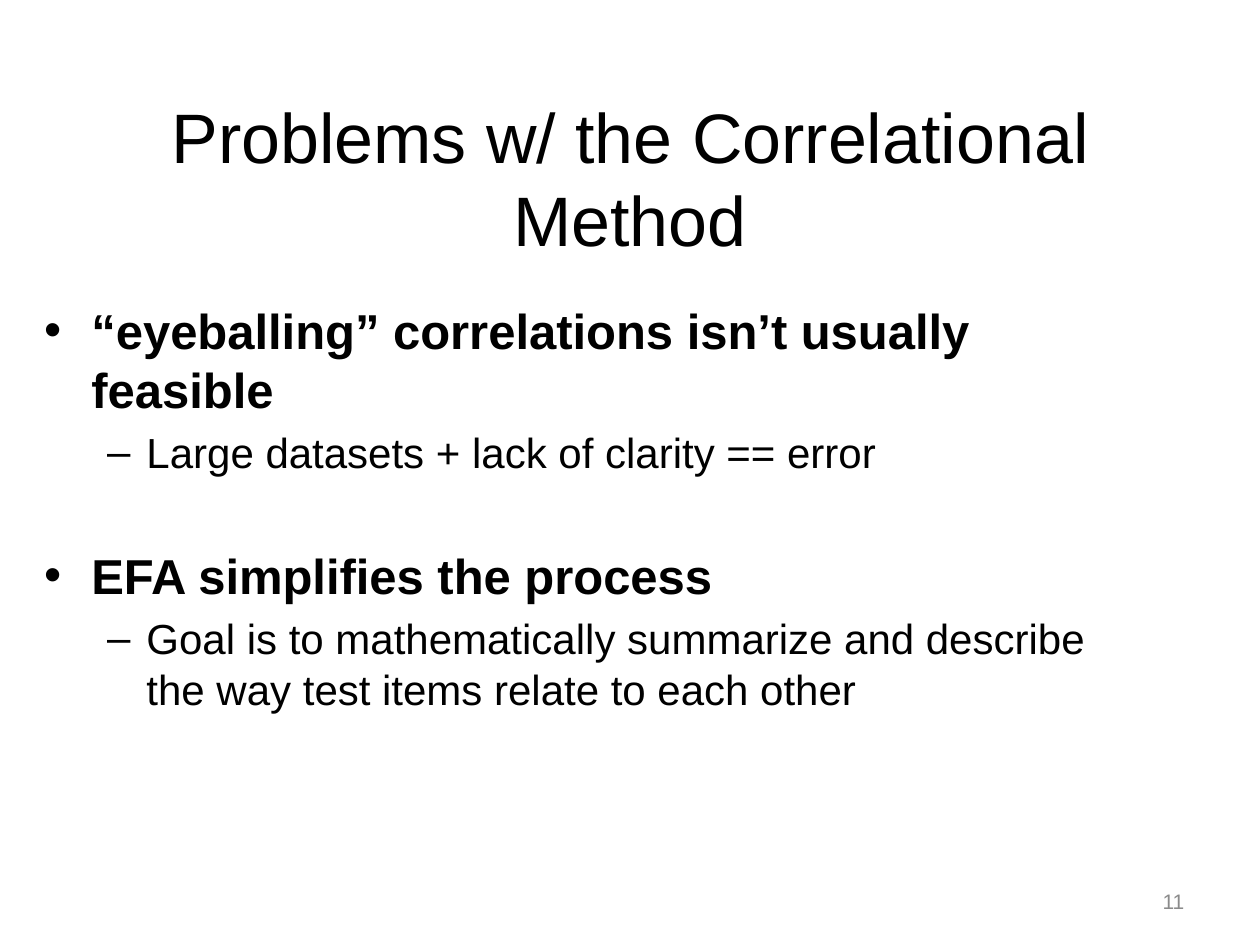
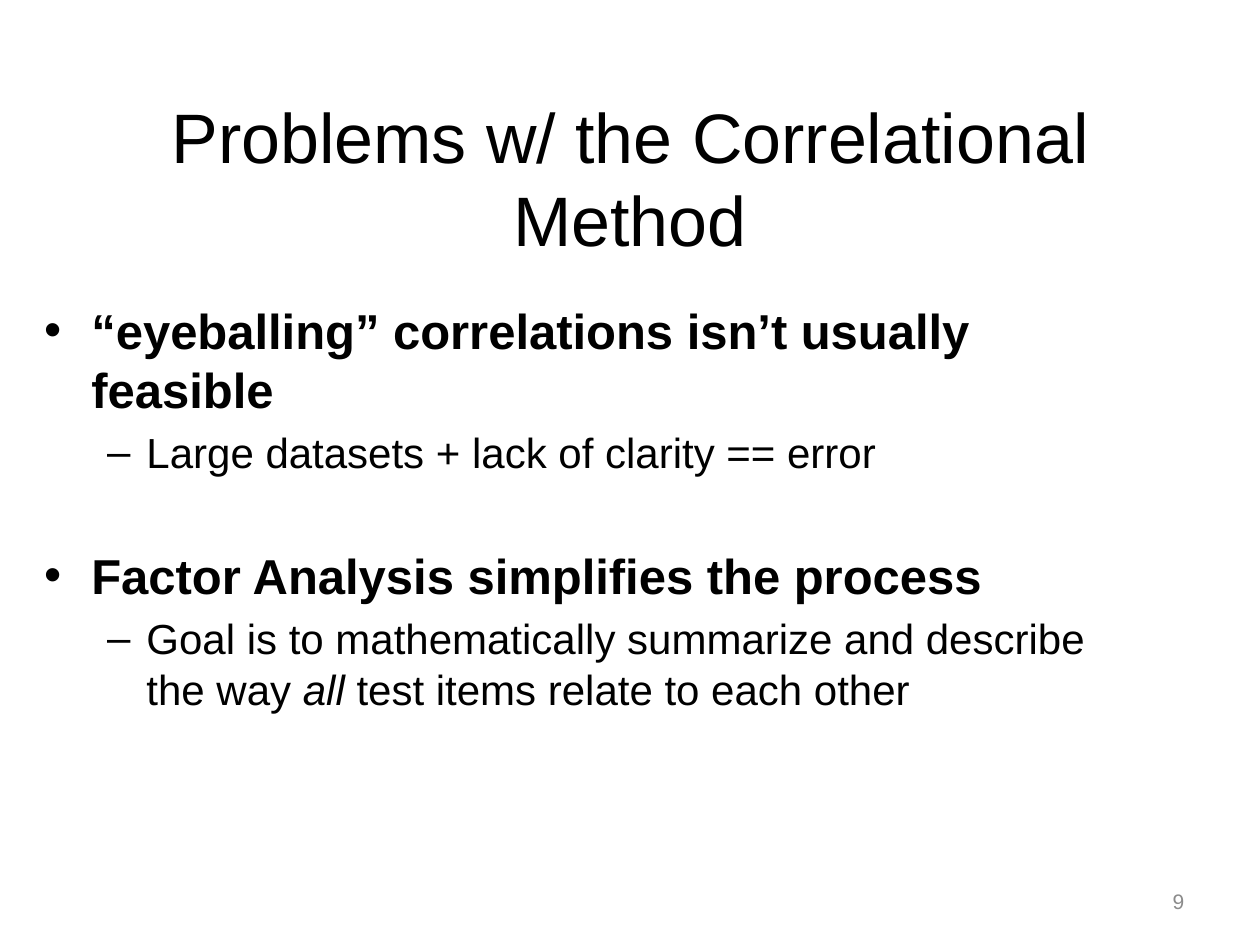
Before and after one commit to npm27/Teaching-Materials, a slide deck: slide 9 of Tests and Eval/Fall 25/Slides/12 Chapter 4 Part 2.pptx (slide 11 before the commit). Drawn at 1260x945 pixels with LibreOffice and Linux fonts; fonts in the diff are those of the drawing. Boxes give left, top, right and bottom in pixels: in the first picture for what was removed or moved away, otherwise in the second. Text is boxed around its words. In the diff, an @@ line names an element or a change of style, - is before the commit and + after.

```diff
--- a/Tests and Eval/Fall 25/Slides/12 Chapter 4 Part 2.pptx
+++ b/Tests and Eval/Fall 25/Slides/12 Chapter 4 Part 2.pptx
@@ text at bbox=[91, 558, 1085, 713]: text changed @@
-• EFA simplifies the process
-  – Goal is to mathematically summarize and describe the way test items relate to each other
+• Factor Analysis simplifies the process
+  – Goal is to mathematically summarize and describe the way all test items relate to each other
@@ page number at bbox=[1173, 894, 1185, 909]: text changed @@
-11
+9
```
Also in this commit, not shown: 13 other slides changed, 8 slides removed.
